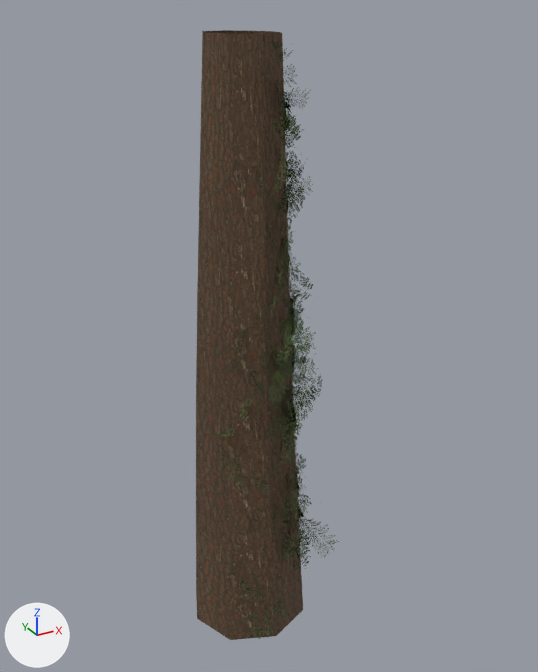
One commit to the glTF model assets/models/tree/cypress_1.glb: the scene before it, then after it.
Both versions are drawn from a 50 mm camera at (-6.13, -11.24, 12.42) aimed at (0.19, 0.26, 6.68). Arrows for +X, +Y and +Z are at lower left; the lights stay in place. The older version comes first. Where no turn or scale is listed for an object, it has been applied to the vertices. Vertices at exactly the same position are counted once.

Script lines for the objects in view, before the commit:
```python
me_woodmesh = bpy.data.meshes.new('woodmesh')
me_woodmesh.from_pydata(...)  # 884 vertices, 496 faces; spans x 0.0..2.8, y -3.16..0.0, z 0.0..11.77
# faces by material slot: [80, 416]
me_woodmesh.materials.append(mat_bark)
me_woodmesh.materials.append(mat_leafcards)
ob_cypress = bpy.data.objects.new('cypress', me_woodmesh)
ob_cypress.location = (-1.53, 1.62, 0.32)
```
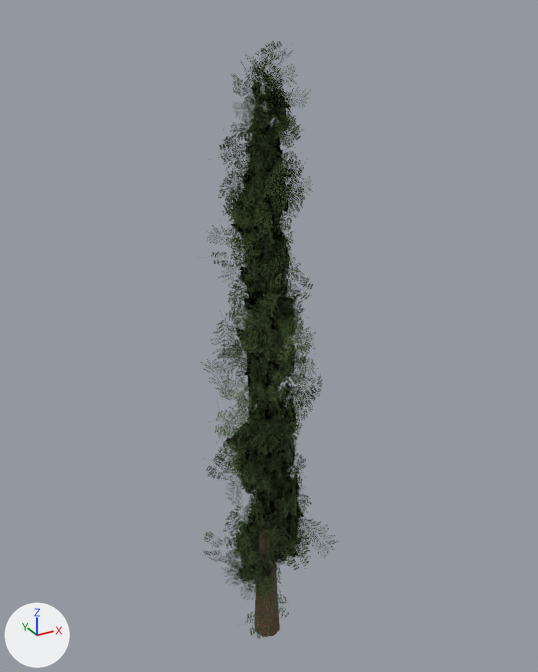
Where the newer file only moved an object's origin or applied its transform, the numbers keep the older frame.

The change, as a list of edits to the scene's bpy script:
```text
Change me_woodmesh:
    used by ob_cypress; location = (-1.53, 1.62, 0.32)
    remove me_woodmesh.from_pydata(...)  # 884 vertices, 496 faces; spans x 0.0..2.8, y -3.16..0.0, z 0.0..11.77
    add me_woodmesh.from_pydata(...)  # 881 vertices, 496 faces; spans x 0.0..2.8, y -3.16..0.0, z -0.66..11.77
    me_woodmesh part 1: a new loose piece of 49 vertices spanning x 1.23..1.83, y -1.92..-1.32, z -0.66..2.14, in mat_bark
    me_woodmesh part 2
    52 vertices are removed from x 0.0..2.52, y -2.52..0.0, z 0.0..11.77
    80 faces are deleted
```

Changed parts and their boxes (x1, y1, x2, y2) in the pictures (538 x 672 px):
'cypress', reshaped
    before: (196, 30, 340, 640)
    after: (201, 41, 340, 638)
part 1 of me_woodmesh, added (brown)
    after: (254, 522, 280, 637)
part 2 of me_woodmesh, deleted (brown)
    before: (196, 30, 303, 640)
